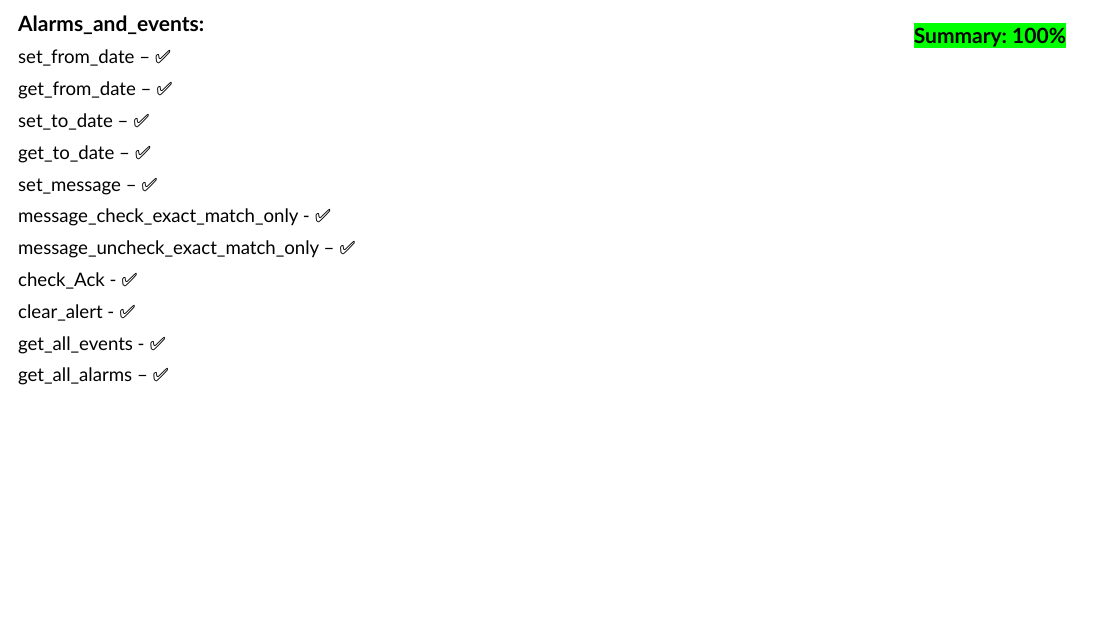
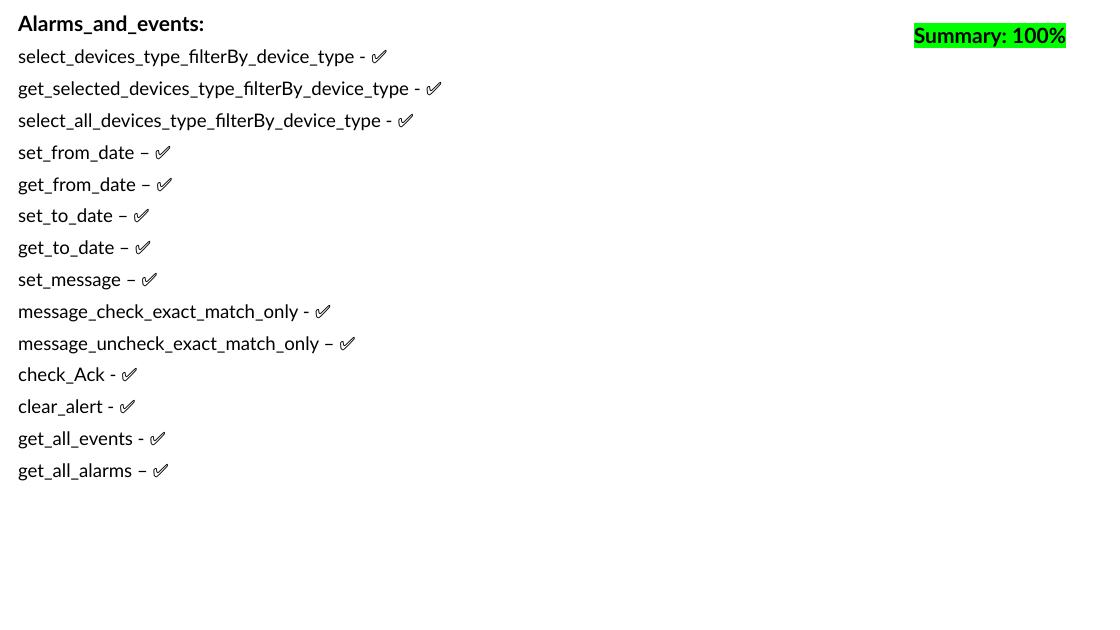
Before and after one commit to Yuval10Dahan/LightWatch_WEB, a slide deck: slide 26 of Docs/Progress_Check_Box.pptx. Drawn at 1120x630 pixels with LibreOffice and Linux fonts; fonts in the diff are those of the drawing. Boxes give left, top, right and bottom in pixels: in the first picture for what was removed or moved away, otherwise in the second. Text is boxed around its words. In the diff, an @@ line names an element or a change of style, - is before the commit and + after.

```diff
--- a/Docs/Progress_Check_Box.pptx
+++ b/Docs/Progress_Check_Box.pptx
@@ subtitle at bbox=[18, 49, 409, 131]: paragraphs added @@
+select_devices_type_filterBy_device_type - ✅
+get_selected_devices_type_filterBy_device_type - ✅
+select_all_devices_type_filterBy_device_type - ✅
```
Also in this commit, not shown: 2 other slides changed, 32 other files.
